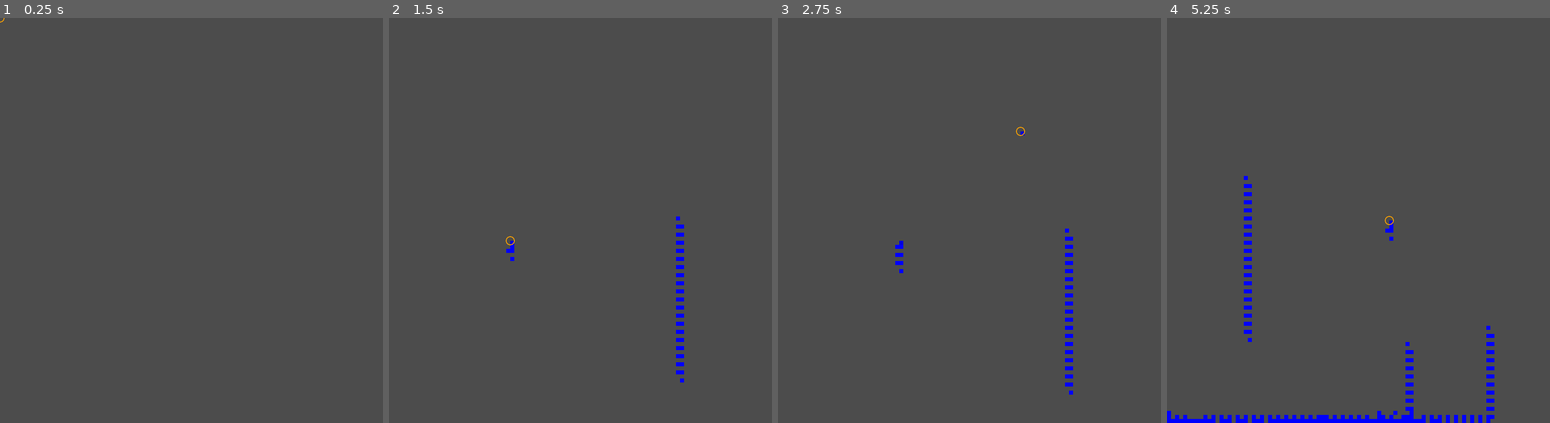
Above: before the commit, frames 1-4 (left to right).
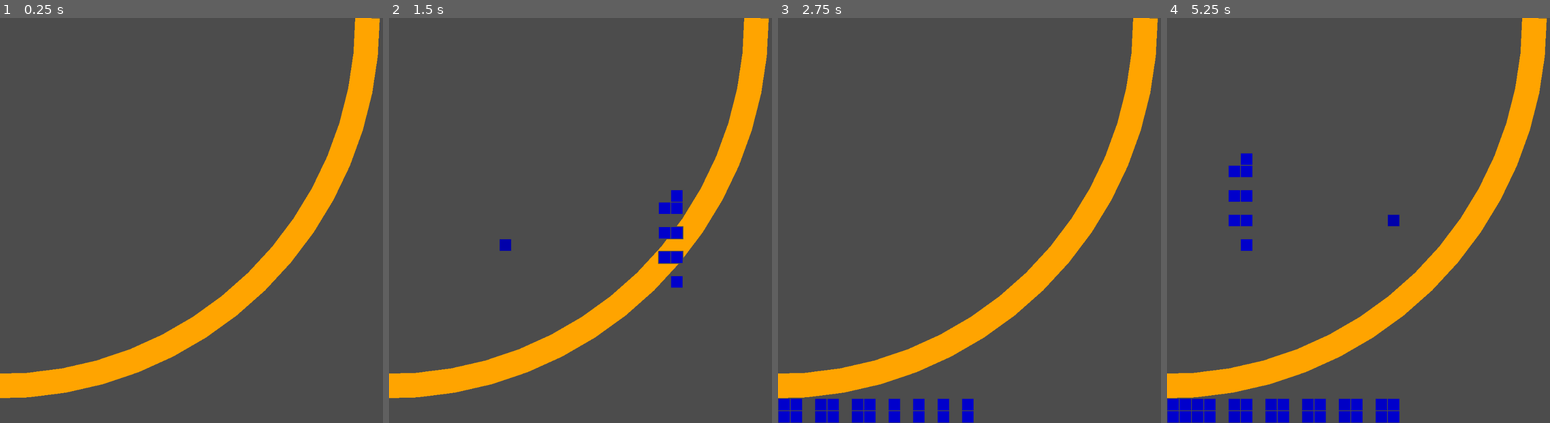
Above: after the commit, the same moments.

Repository: PanLabGameDev/godot-fluid
Game: Godot game, scene res://Game.tscn
Two runs of this game, one before a commit and one after it. Both use one fixed random seed, a clock stepped at 60 frames per second and the inputs below.
Inputs (mouse positions are in pixels of both pictures, inside the frame that each line leads up to):
- Up to frame 1 (0.25 s): no input
- Up to frame 2 (1.5 s): tap Enter at 0.5, 0.6, 1.35 s; move the mouse to (680, 200) at 0.52 s; click (680, 200) at 0.67 s; tap Space at 0.77 s; move the mouse to (511, 240) at 1.27 s; click (511, 240) at 1.42 s
- Up to frame 3 (2.75 s): tap Space at 1.52 s; move the mouse to (1019, 131) at 2.02 s; tap Enter at 2.1 s; click (1019, 131) at 2.17 s
- Up to frame 4 (5.25 s): move the mouse to (1347, 301) at 2.77 s; tap Enter every 0.75 s from 2.85 to 5.1 s; click (1347, 301) at 2.92 s; tap Space at 3.02, 3.77, 4.52 s; move the mouse to (1488, 281) at 3.52 s; click (1488, 281) at 3.67 s; move the mouse to (1247, 159) at 4.27 s; click (1247, 159) at 4.42 s; move the mouse to (1389, 220) at 5.02 s; click (1389, 220) at 5.17 s

The runs differ from the first frame. In frame 1, 9.2% of the frame differs, in the area x 0-100%, y 0-94%; in frame 2, 10%; in frame 3, 11%; in frame 4, 14%, in the area x 0-100%, y 0-100%.
Error before the commit: Invalid get index 'circle' (on base: 'VisualServer'). (res://Game.gd:78)

Commit message:
Intermediate version

Diff:
--- a/Board.gd
+++ b/Board.gd
@@ -17,7 +17,7 @@
 
 func set_pixel(pos, value = 1):
 	if pos.x >= 0 and pos.x < resolution.x and pos.y >= 0 and pos.y < resolution.y:
-		pixels[conv(pos)] = min(256, pixels[conv(pos)] + value)
+		pixels[conv(pos)] = min(32, pixels[conv(pos)] + value)
 
 func get_pixel(pos):
 	if pos.x >= 0 and pos.x < resolution.x and pos.y >= 0 and pos.y < resolution.y:
--- a/Game.gd
+++ b/Game.gd
@@ -1,11 +1,17 @@
 extends Node2D
 
+# Project links
+const pixel_scene = preload("res://Pixel.tscn")
+
+# Scene links
+onready var camera = $Camera2D
+
 # Configuration
-const pixel_size = 10
+const pixel_size = 30
 const resolution = Vector2.ONE * 1000
 
 const LINE_COLOR = Color(0.1, 0.1, 0.1)
-const fill_rate = 10 # per second # TODO should use delta
+const fill_rate = 2 # per second # TODO should use delta
 
 # Members
 var board
@@ -15,9 +21,12 @@
 var left_mousedown = false
 var right_mousedown = false
 var cursor_size = 1
-var paused = true
+var paused = false
+
+var pixels = []
 
 func _ready():
+	set_process(false)
 
 	#OS.vsync_enabled = false
 	#Engine.target_fps = 200
@@ -30,6 +39,20 @@
 
 	OS.window_size = resolution
 
+	call_deferred("_start")
+
+func _start():
+	camera.zoom = Vector2(resolution.x / float(grid_resolution.x), resolution.y / float(grid_resolution.y))
+	camera.zoom = Vector2(float(grid_resolution.x) / resolution.x, float(grid_resolution.y) / resolution.y)
+
+	for y in range(grid_resolution.y):
+		for x in range(grid_resolution.x):
+			var p = pixel_scene.instance()
+			p.position = Vector2(x, y)
+			add_child(p)
+			pixels.append(p)
+	set_process(true)
+
 func screen_pos_to_board_pos(screen_pos):
 	return Vector2(int(screen_pos.x / pixel_size), int(screen_pos.y / pixel_size))
 
@@ -39,7 +62,7 @@
 var sim_frame_step = 1.0 / fps_sim
 
 func _process(delta):
-	update() # Redraw
+	draw() # Redraw
 
 	if left_mousedown:
 		var board_coo = screen_pos_to_board_pos(mousepos)
@@ -71,11 +94,11 @@
 					else:
 						board.set_pixel(Vector2(screen_x, screen_y), fill_rate)
 
+func draw():
+	_draw_pixels()
 func _draw():
 	#_draw_grid()
-	_draw_pixels()
 	_draw_ui()
-	VisualServer.circle
 
 func _draw_pixels():
 	var filled = true
@@ -85,12 +108,15 @@
 		for x in board.resolution.x:
 			var pp = Vector2(x, y)
 			var p = board.get_pixel(pp)
+
+			var val = inverse_lerp(32, 0, p)
+			var col = Color(0, 0, val)
+			var pixel_node = pixels[y*grid_resolution.x + x]
 			if p == 0:
-				pass
+				pixel_node.hide()
 			else:
-				var val = inverse_lerp(256, 0, p)
-				var col = Color(0, 0, val)
-				draw_rect(Rect2(x * pixel_size, y * pixel_size, pixel_size, pixel_size), col, filled)
+				pixel_node.show()
+				pixel_node.set_color(col)
 
 
 func _draw_ui():
--- a/Game.tscn
+++ b/Game.tscn
@@ -4,3 +4,7 @@
 
 [node name="Game" type="Node2D"]
 script = ExtResource( 1 )
+
+[node name="Camera2D" type="Camera2D" parent="."]
+anchor_mode = 0
+current = true
--- a/Pixel.gd
+++ b/Pixel.gd
@@ -1,9 +1,7 @@
 class_name Pixel
-extends Reference
+extends Node2D
 
-var x
-var y
+onready var fill = $Polygon2D
 
-func _init(x, y):
-	self.x = x
-	self.y = y
+func set_color(col):
+	fill.modulate = col
--- a/Pixel.tscn
+++ b/Pixel.tscn
@@ -1,6 +1,15 @@
-[gd_scene format=2]
+[gd_scene load_steps=2 format=2]
+
+[ext_resource path="res://Pixel.gd" type="Script" id=1]
 
 [node name="Pixel" type="Node2D"]
+script = ExtResource( 1 )
 
 [node name="Polygon2D" type="Polygon2D" parent="."]
-polygon = PoolVector2Array( 0, 0, 0, 8, 8, 8, 8, 0 )
+color = Color( 0.0823529, 0.443137, 0.827451, 1 )
+polygon = PoolVector2Array( 0, 0, 0, 1, 1, 1, 1, 0 )
+
+[node name="Line2D" type="Line2D" parent="."]
+points = PoolVector2Array( 0, 0, 0, 1, 1, 1, 1, 0, 0, 0 )
+width = 0.05
+default_color = Color( 0.298039, 0.298039, 0.298039, 1 )
--- a/project.godot
+++ b/project.godot
@@ -14,7 +14,7 @@
 "language": "GDScript",
 "path": "res://Board.gd"
 }, {
-"base": "Reference",
+"base": "Node2D",
 "class": "Pixel",
 "language": "GDScript",
 "path": "res://Pixel.gd"
